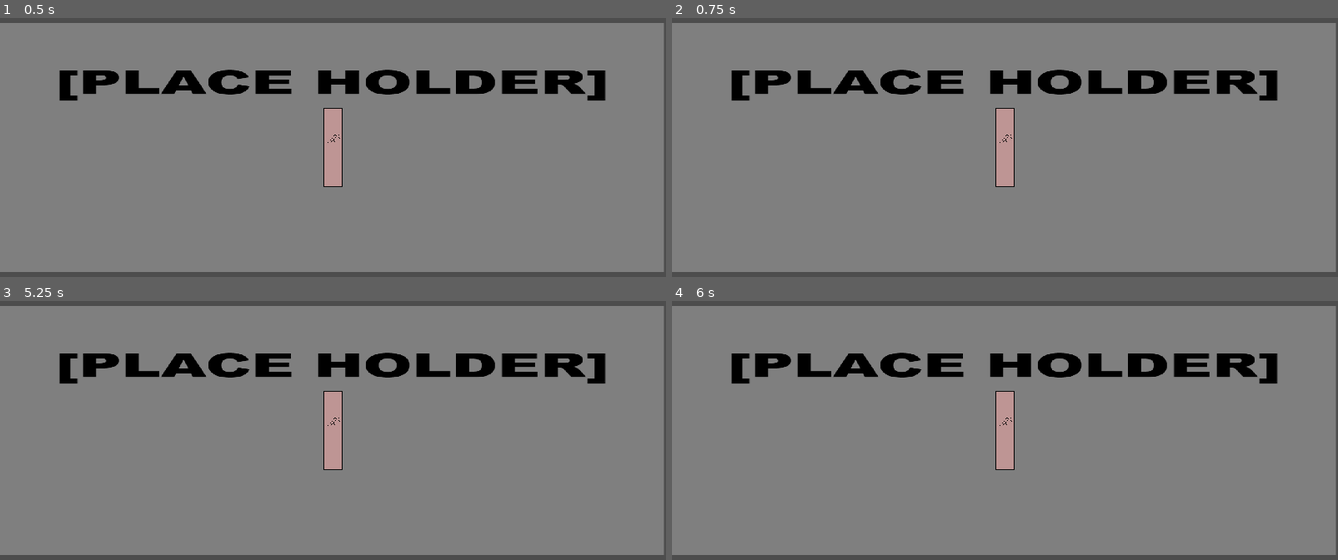
Above: before the commit, frames 1-4 (two rows, left to right).
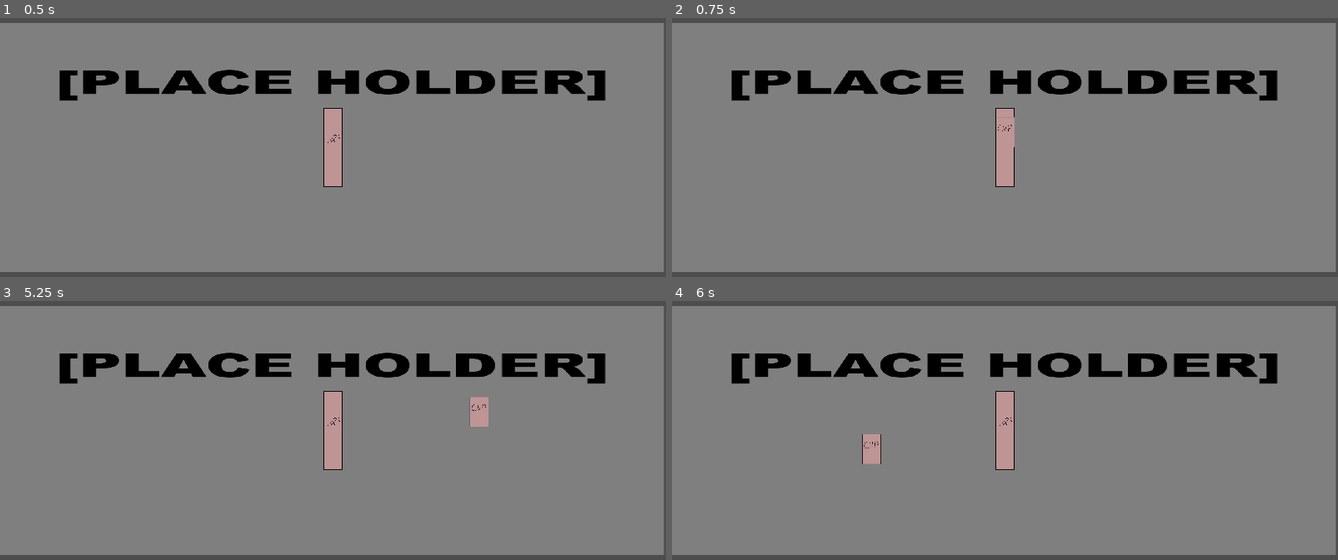
Above: after the commit, the same moments.

Repository: jhaFive/Project-3
Game: Godot game, scene res://scenes/cup_dispenser.tscn
Two runs of this game, one before a commit and one after it. Both use one fixed random seed, a clock stepped at 60 frames per second and the inputs below.
Inputs (mouse positions are in pixels of both pictures, inside the frame that each line leads up to):
- Up to frame 1 (0.5 s): no input
- Up to frame 2 (0.75 s): click (1005, 147) at 0.5 s
- Up to frame 3 (5.25 s): click (333, 414) at 1.27 s; click (333, 430) at 2 s; click (333, 430) at 2.75 s; click (333, 414) at 3.52 s; click (333, 414) at 4.27 s; tap Enter at 5 s; move the mouse to (479, 412) at 5.02 s
- Up to frame 4 (6 s): tap Space at 5.75 s; move the mouse to (871, 448) at 5.77 s

Frame 1 is identical in both runs. In frame 2, less than 0.1% of the frame differs, in the area x 48-52%, y 38-50%; in frame 3, 0.3%; in frame 4, 0.3%, in the area x 28-32%, y 51-64%.

Commit message:
Cup Dispenser Works

Diff:
--- a/game/scripts/cup_dispenser.gd
+++ b/game/scripts/cup_dispenser.gd
@@ -3,8 +3,8 @@
 var scene = load("res://scenes/cup.tscn")
 var cup = scene.instantiate()
 
-func spawn(pos):
-	cup.position = pos
+func spawn_cup():
+	cup = scene.instantiate()
 	add_child(cup)
 
 func _on_press_detection_pressed() -> void:
@@ -12,4 +12,4 @@
 		remove_child(cup)
 		print("be gone")# debug
 	else:
-		spawn(Vector2(1000,0))# spawn a cup in the vector position
+		spawn_cup()
Not shown, added: game/scenes/cup5420.tmp
Not shown, added: game/scenes/cup6DD3.tmp
Not shown, added: game/scenes/cupA130.tmp
